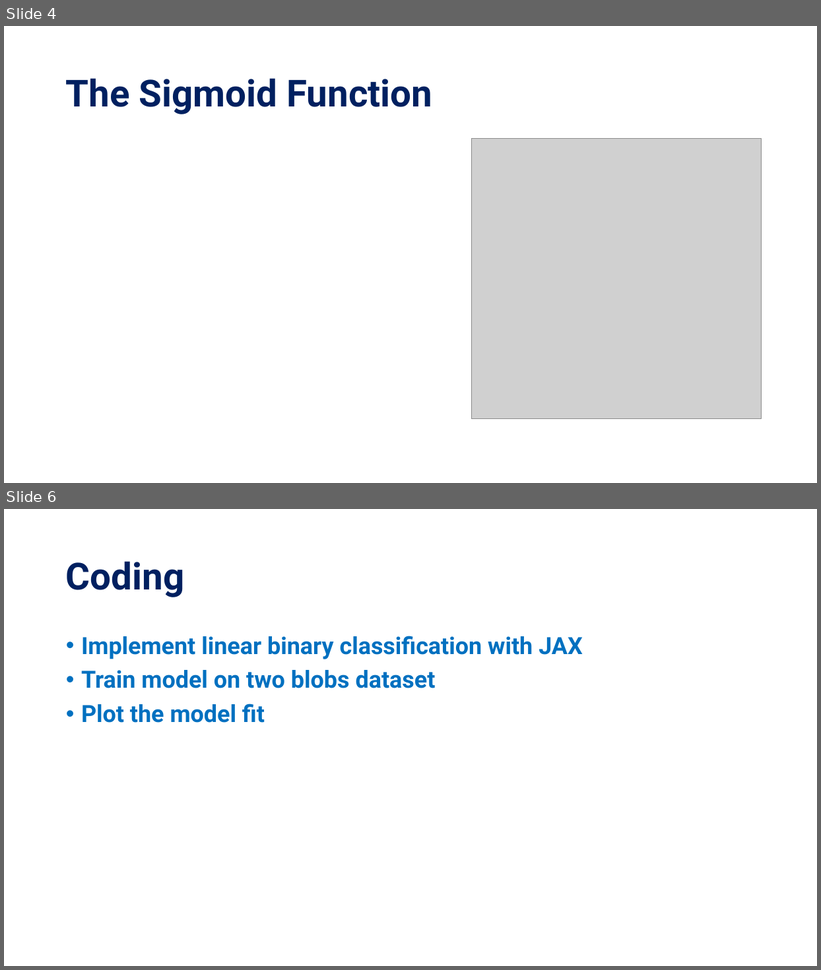
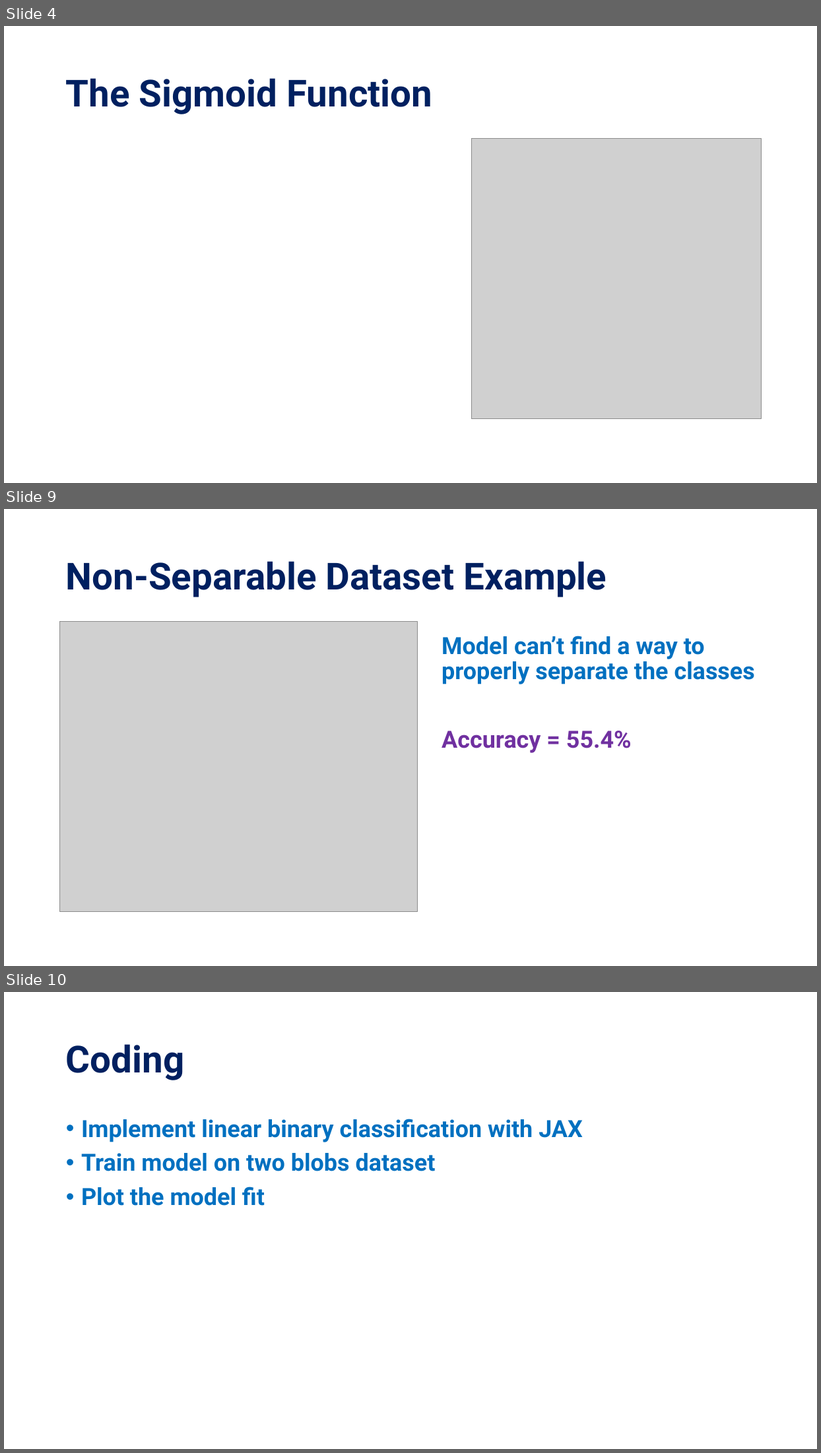
Before and after one commit to KISRDevelopment/python-ml-2025, a slide deck: slides/block9.pptx. Shown one above the other, each under a label of ours: slides 4 and 6 before the commit, slides 4, 9 and 10 after it; the slides between them are not shown. The pictures are 821x970 and 821x1453 pixels, drawn with LibreOffice and Linux fonts; fonts in the diff are those of the drawing; grey boxes stand for pictures. Boxes give left, top, right and bottom in pixels: in the first picture for what was removed or moved away, otherwise in the second. Text is boxed around its words. In the diff, an @@ line names an element or a change of style, - is before the commit and + after.

```diff
--- a/slides/block9.pptx
+++ b/slides/block9.pptx
@@ slide 9 added at [4, 509, 817, 966], background #FFFFFF @@
@@ title added at [66, 561, 607, 597], 44 pt, text #002060, bold @@
+Non-Separable Dataset Example
@@ picture added at [60, 622, 418, 912] @@
@@ text added at [442, 636, 755, 753], 28 pt, text #0070C0, bold @@
+Model can’t find a way to properly separate the classes
+Accuracy = 55.4%
@@ what was slide 6 is now slide 10 @@
```
Also in this commit, not shown: 3 other slides added, 2 other files.
